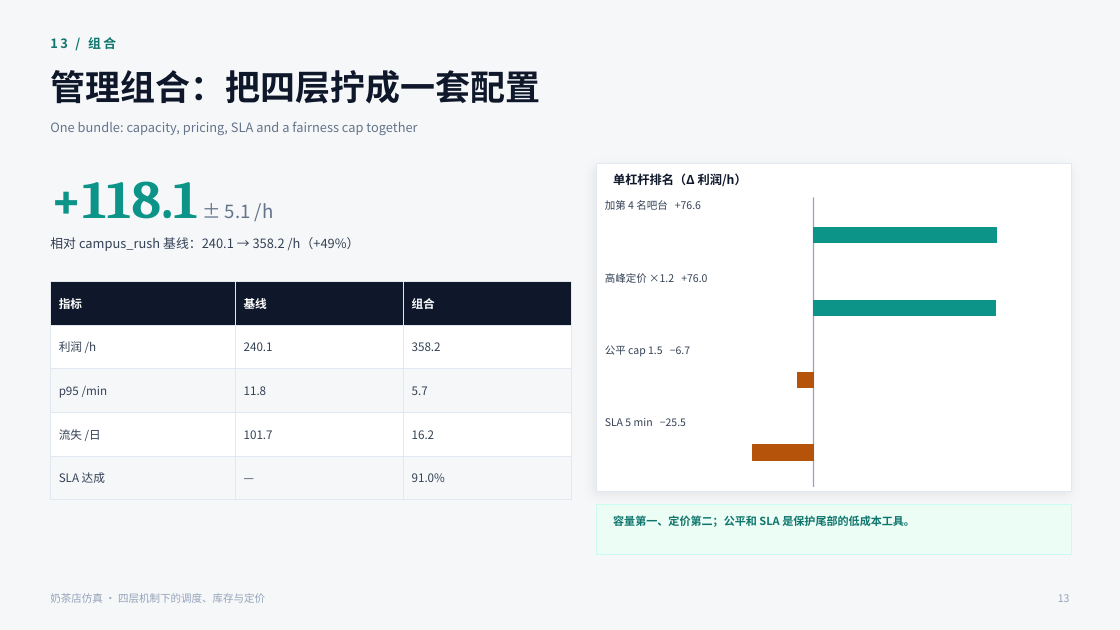
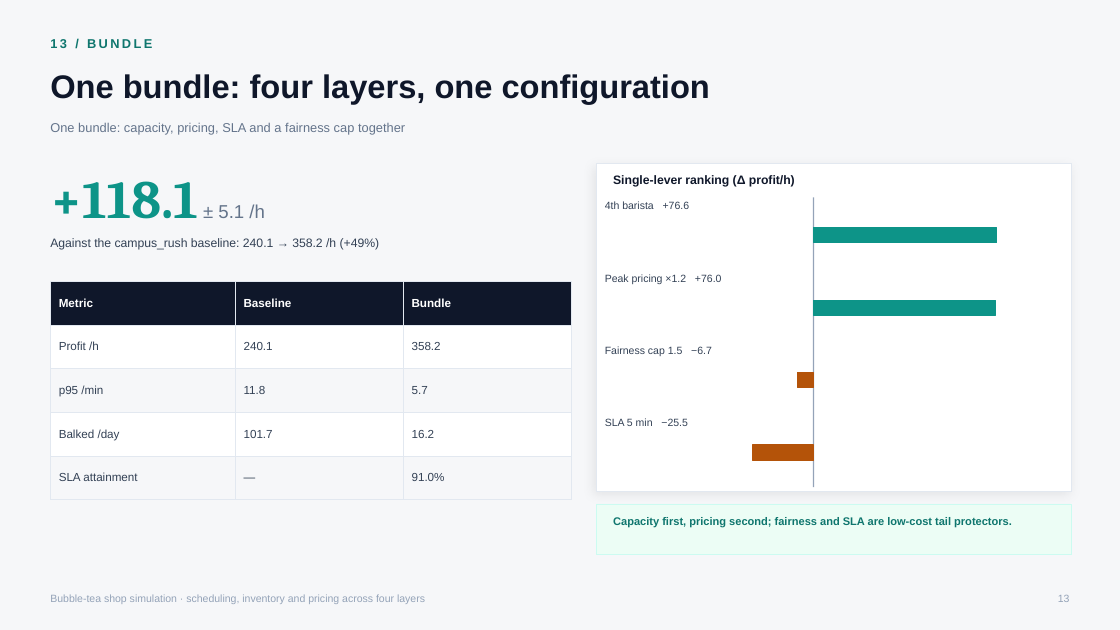
Before and after one commit to dwan621/bubble-tea-shop-sim, a slide deck: slide 13 of presentation/bubble-tea-shop-simulation.pptx. Drawn at 1120x630 pixels with LibreOffice and Linux fonts; fonts in the diff are those of the drawing. Boxes give left, top, right and bottom in pixels: in the first picture for what was removed or moved away, otherwise in the second. Text is boxed around its words. In the diff, an @@ line names an element or a change of style, - is before the commit and + after.

```diff
--- a/presentation/bubble-tea-shop-simulation.pptx
+++ b/presentation/bubble-tea-shop-simulation.pptx
@@ text at <box>50,39,152,48</box>: text changed; font Noto Sans CJK SC to Arial @@
-13 / 组合
+13 / BUNDLE
@@ text at <box>50,74,710,104</box>: text changed; size 30 to 28 pt; font Noto Sans CJK SC to Arial @@
-管理组合：把四层拧成一套配置
+One bundle: four layers, one configuration
@@ text "One bundle: capacity, pricing, SLA ..." at <box>50,122,405,134</box>: font Noto Sans CJK SC to Arial @@
@@ text "+118.1 ± 5.1 /h" at <box>50,181,265,219</box>: font Noto Sans CJK SC to Arial in "± 5.1 /h" @@
@@ text at <box>613,175,795,187</box>: text changed; font Noto Sans CJK SC to Arial @@
-单杠杆排名（Δ 利润/h）
+Single-lever ranking (Δ profit/h)
@@ text at <box>605,201,690,209</box>: text changed; font Noto Sans CJK SC to Arial @@
-加第 4 名吧台 +76.6
+4th barista +76.6
@@ text at <box>50,238,380,250</box>: text changed; size 11 to 10.5 pt; font Noto Sans CJK SC to Arial @@
-相对 campus_rush 基线：240.1 → 358.2 /h（+49%）
+Against the campus_rush baseline: 240.1 → 358.2 /h (+49%)
@@ table at <box>50,281,571,485</box> @@
-row 1: 指标 | 基线 | 组合
+row 1: Metric | Baseline | Bundle
-row 2, column 1: 利润 /h
+row 2, column 1: Profit /h
-row 4, column 1: 流失 /日
+row 4, column 1: Balked /day
-row 5, column 1: SLA 达成
+row 5, column 1: SLA attainment
@@ font Noto Sans CJK SC to Arial in "240.1", "358.2", "p95 /min", "11.8" and 5 more places @@
@@ text at <box>605,274,722,284</box>: text changed; font Noto Sans CJK SC to Arial @@
-高峰定价 ×1.2 +76.0
+Peak pricing ×1.2 +76.0
@@ text at <box>605,346,712,356</box>: text changed; font Noto Sans CJK SC to Arial @@
-公平 cap 1.5 −6.7
+Fairness cap 1.5 −6.7
@@ text "SLA 5 min −25.5" at <box>605,418,688,426</box>: font Noto Sans CJK SC to Arial @@
@@ text at <box>613,517,1012,527</box>: text changed; font Noto Sans CJK SC to Arial @@
-容量第一、定价第二；公平和 SLA 是保护尾部的低成本工具。
+Capacity first, pricing second; fairness and SLA are low-cost tail protectors.
@@ text at <box>50,594,425,604</box>: text changed; font Noto Sans CJK SC to Arial @@
-奶茶店仿真 · 四层机制下的调度、库存与定价
+Bubble-tea shop simulation · scheduling, inventory and pricing across four layers
```
Also in this commit, not shown: 9 other slides changed, 8 slides added, 8 slides removed, 7 other files.
